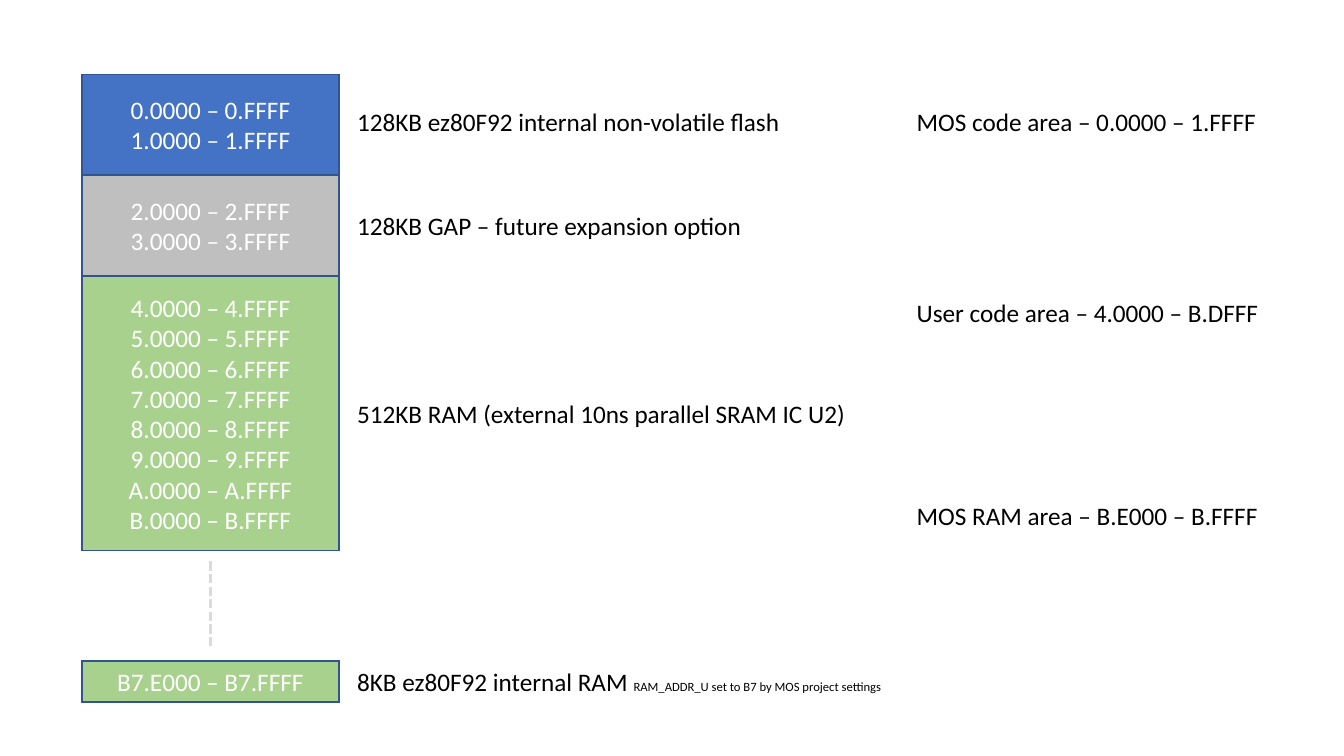
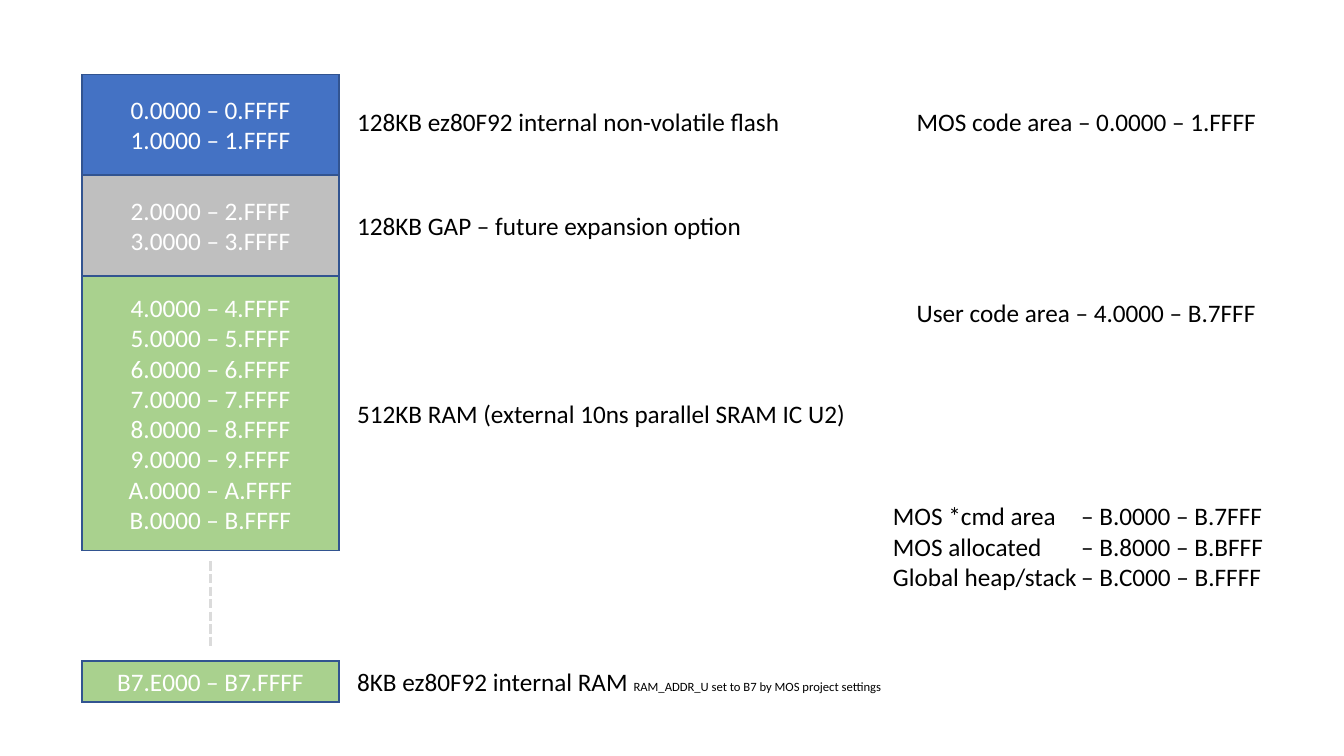
Before and after one commit to envenomator/Agon, a slide deck: slide 1 of Memory map.pptx. Drawn at 1344x756 pixels with LibreOffice and Linux fonts; fonts in the diff are those of the drawing. Boxes give left, top, right and bottom in pixels: in the first picture for what was removed or moved away, otherwise in the second. Text is boxed around its words. In the diff, an @@ line names an element or a change of style, - is before the commit and + after.

```diff
--- a/Memory map.pptx
+++ b/Memory map.pptx
@@ text at <box>917,304,1256,323</box>: text changed @@
-User code area – 4.0000 – B.DFFF
+User code area – 4.0000 – B.7FFF
@@ text at <box>893,507,1262,590</box>: text changed @@
-MOS RAM area – B.E000 – B.FFFF
+MOS *cmd area – B.0000 – B.7FFF
+MOS allocated – B.8000 – B.BFFF
+Global heap/stack – B.C000 – B.FFFF
```
Also in this commit, not shown: 1 other file.
